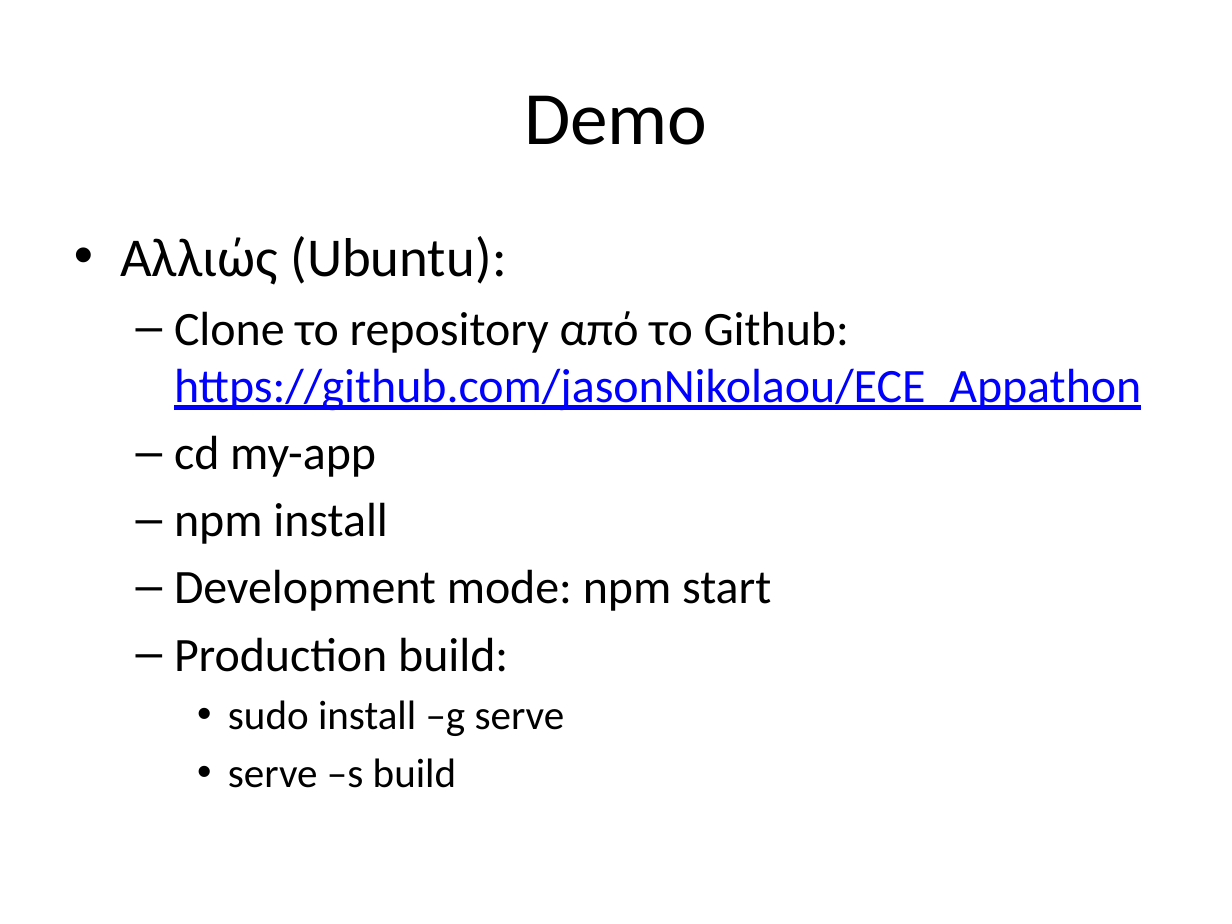
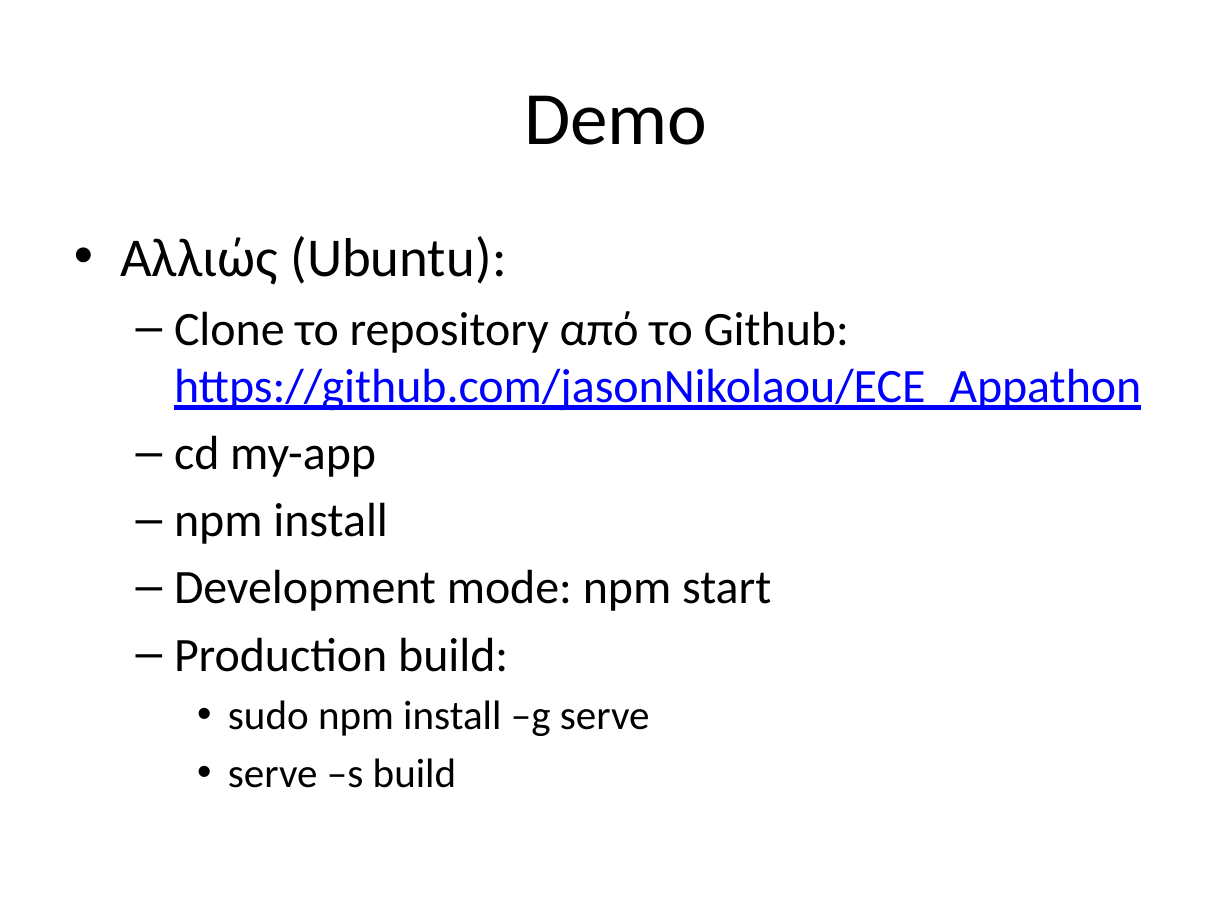
Before and after one commit to jasonNikolaou/ECE_Appathon, a slide deck: slide 3 of InternetAndApplications.pptx. Drawn at 1232x924 pixels with LibreOffice and Linux fonts; fonts in the diff are those of the drawing. Boxes give left, top, right and bottom in pixels: in the first picture for what was removed or moved away, otherwise in the second. Text is boxed around its words. In the diff, an @@ line names an element or a change of style, - is before the commit and + after.

```diff
--- a/InternetAndApplications.pptx
+++ b/InternetAndApplications.pptx
@@ text at (228, 700, 650, 736): text changed @@
-    • sudo install –g serve
+    • sudo npm install –g serve
```
Also in this commit, not shown: 1 other slide changed.
